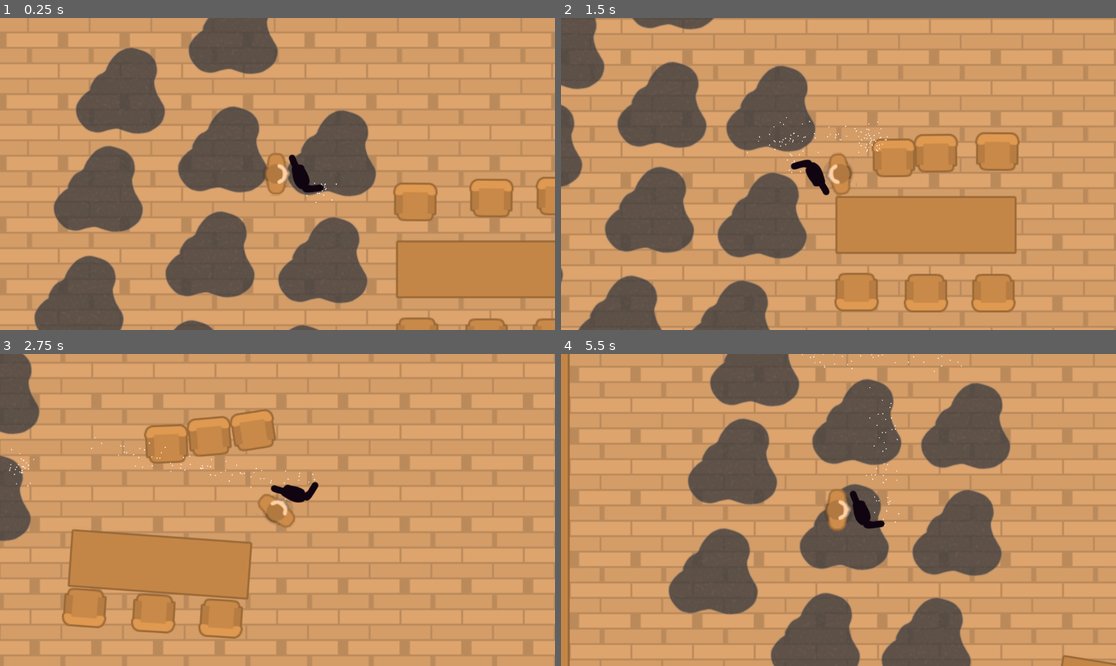
Above: before the commit, frames 1-4 (two rows, left to right).
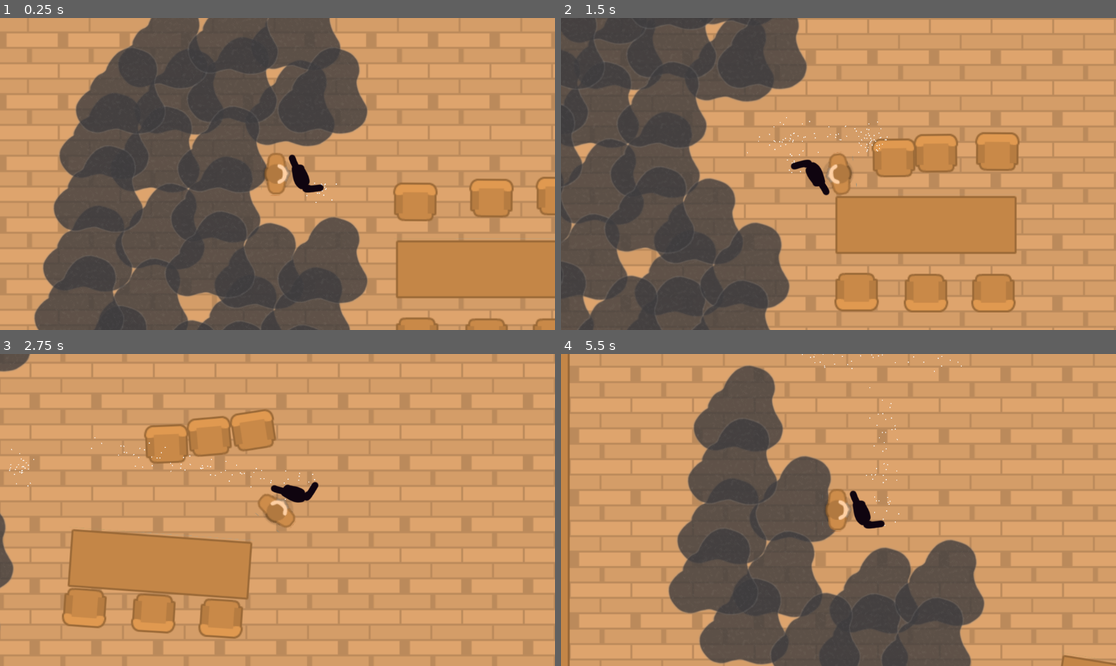
Above: after the commit, the same moments.

Repository: Laob/erase-the-dust
Game: Godot game, scene res://main.tscn
Same seed, same stepped clock (60 frames per second), same inputs: the game is played once before the commit and once after it.
Inputs (mouse positions are in pixels of both pictures, inside the frame that each line leads up to):
- Up to frame 1 (0.25 s): no input
- Up to frame 2 (1.5 s): tap Enter at 0.5 s; move the mouse to (960, 158) at 0.52 s; hold Right (ui_right) 0.53-1.28 s; move the mouse to (727, 189) at 1.27 s; hold Down (ui_down) from 1.28 s (still down)
- Up to frame 3 (2.75 s): move the mouse to (333, 441) at 2.02 s; release Down (ui_down) at 2.03 s; hold Right (ui_right) from 2.03 s (still down)
- Up to frame 4 (5.5 s): move the mouse to (810, 572) at 2.77 s; release Right (ui_right) at 2.78 s; hold Up (ui_up) 2.78-3.53 s; move the mouse to (1005, 556) at 3.52 s; hold Left (ui_left) 3.53-5.03 s; move the mouse to (672, 463) at 4.27 s; move the mouse to (866, 510) at 5.02 s; hold Down (ui_down) from 5.03 s (still down)

The runs differ from the first frame. In frame 1, 32% of the frame differs, in the area x 7-68%, y 0-100%; in frame 2, 29%; in frame 3, 2.6%; in frame 4, 29%.

Commit message:
vacuum simple logic

Diff:
--- /dev/null
+++ b/components/vacuum/vacuum.gd
@@ -0,0 +1,16 @@
+extends Node2D
+
+
+# Called when the node enters the scene tree for the first time.
+func _ready() -> void:
+	pass # Replace with function body.
+
+
+# Called every frame. 'delta' is the elapsed time since the previous frame.
+func _process(delta: float) -> void:
+	pass
+
+
+func _on_collection_area_entered(area: Area2D) -> void:
+	if area.name.begins_with("Dirt"):
+		area.queue_free()
--- a/components/vacuum/vacuum.tscn
+++ b/components/vacuum/vacuum.tscn
@@ -1,11 +1,13 @@
-[gd_scene load_steps=3 format=3 uid="uid://b0le1xdxjppse"]
+[gd_scene load_steps=4 format=3 uid="uid://b0le1xdxjppse"]
 
 [ext_resource type="Texture2D" uid="uid://dgsfrjg327k2v" path="res://assets/vinz/vacuum.png" id="1_f4kc7"]
+[ext_resource type="Script" path="res://components/vacuum/vacuum.gd" id="1_ysueo"]
 
 [sub_resource type="CircleShape2D" id="CircleShape2D_t0xnp"]
 radius = 20.025
 
 [node name="Vacuum" type="Node2D"]
+script = ExtResource("1_ysueo")
 
 [node name="CPUParticles2D" type="CPUParticles2D" parent="."]
 position = Vector2(20, 8)
@@ -22,7 +24,11 @@
 texture = ExtResource("1_f4kc7")
 
 [node name="Collection" type="Area2D" parent="."]
+collision_layer = 16
+collision_mask = 2
 
 [node name="CollisionShape2D" type="CollisionShape2D" parent="Collection"]
 position = Vector2(20, 8)
 shape = SubResource("CircleShape2D_t0xnp")
+
+[connection signal="area_entered" from="Collection" to="." method="_on_collection_area_entered"]
--- a/levels/level1/level1.tscn
+++ b/levels/level1/level1.tscn
@@ -43,6 +43,66 @@
 [node name="Dirt" parent="dirt" instance=ExtResource("4_5w46f")]
 position = Vector2(416, 210)
 
+[node name="Dirt11" parent="dirt" instance=ExtResource("4_5w46f")]
+position = Vector2(373, 158)
+
+[node name="Dirt12" parent="dirt" instance=ExtResource("4_5w46f")]
+position = Vector2(258, 146)
+
+[node name="Dirt13" parent="dirt" instance=ExtResource("4_5w46f")]
+position = Vector2(233, 206)
+
+[node name="Dirt14" parent="dirt" instance=ExtResource("4_5w46f")]
+position = Vector2(238, 286)
+
+[node name="Dirt15" parent="dirt" instance=ExtResource("4_5w46f")]
+position = Vector2(221, 364)
+
+[node name="Dirt16" parent="dirt" instance=ExtResource("4_5w46f")]
+position = Vector2(321, 381)
+
+[node name="Dirt17" parent="dirt" instance=ExtResource("4_5w46f")]
+position = Vector2(348, 272)
+
+[node name="Dirt18" parent="dirt" instance=ExtResource("4_5w46f")]
+position = Vector2(379, 79)
+
+[node name="Dirt19" parent="dirt" instance=ExtResource("4_5w46f")]
+position = Vector2(313, 134)
+
+[node name="Dirt20" parent="dirt" instance=ExtResource("4_5w46f")]
+position = Vector2(296, 258)
+
+[node name="Dirt21" parent="dirt" instance=ExtResource("4_5w46f")]
+position = Vector2(163, 309)
+
+[node name="Dirt22" parent="dirt" instance=ExtResource("4_5w46f")]
+position = Vector2(180, 192)
+
+[node name="Dirt23" parent="dirt" instance=ExtResource("4_5w46f")]
+position = Vector2(241, 98)
+
+[node name="Dirt24" parent="dirt" instance=ExtResource("4_5w46f")]
+position = Vector2(310, 429)
+
+[node name="Dirt25" parent="dirt" instance=ExtResource("4_5w46f")]
+position = Vector2(186, 413)
+
+[node name="Dirt26" parent="dirt" instance=ExtResource("4_5w46f")]
+position = Vector2(341, 327)
+
+[node name="Dirt27" parent="dirt" instance=ExtResource("4_5w46f")]
+position = Vector2(389, 373)
+
+[node name="Dirt28" parent="dirt" instance=ExtResource("4_5w46f")]
+position = Vector2(384, 255)
+
+[node name="Dirt29" parent="dirt" instance=ExtResource("4_5w46f")]
+position = Vector2(354, 208)
+
+[node name="Dirt30" parent="dirt" instance=ExtResource("4_5w46f")]
+position = Vector2(407, 145)
+
 [node name="Dirt2" parent="dirt" instance=ExtResource("4_5w46f")]
 position = Vector2(303, 206)
 
